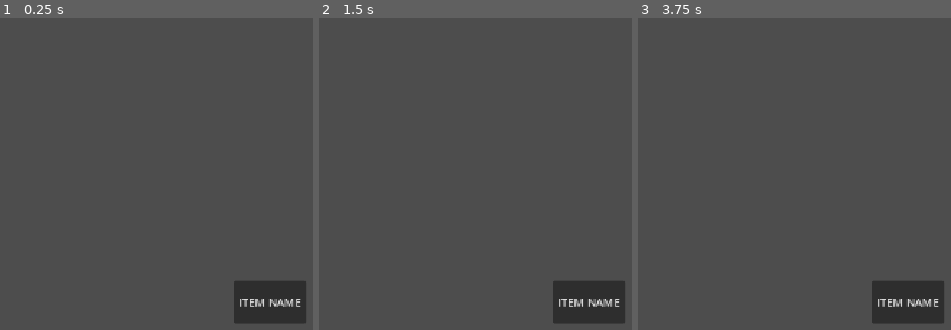
Above: before the commit, frames 1-3 (left to right).
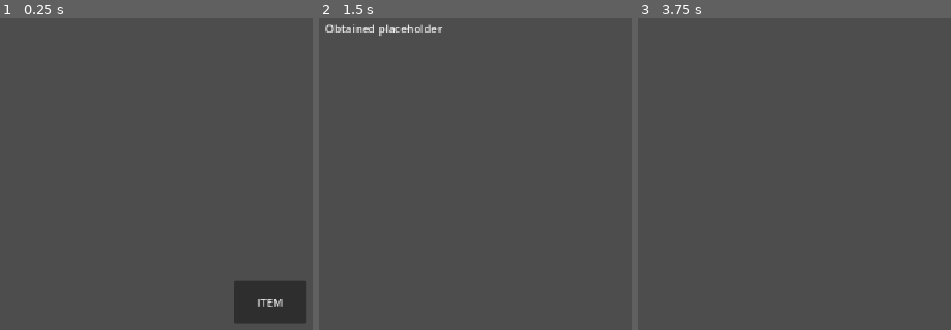
Above: after the commit, the same moments.

Repository: jegeiii/kafcult-co.-s-GIMJAM
Game: Godot game, scene res://scenes/clickables.tscn
Two runs of this game, one before a commit and one after it. Both use one fixed random seed, a clock stepped at 60 frames per second and the inputs below. This scene is started directly instead of the project's main scene.
Inputs (mouse positions are in pixels of both pictures, inside the frame that each line leads up to):
- Up to frame 1 (0.25 s): no input
- Up to frame 2 (1.5 s): click "ITEM NAME" (after the commit: "ITEM") at 0.5 s; click (588, 301) at 1.25 s, where only the run before the commit has a clickable "ITEM NAME"
- Up to frame 3 (3.75 s): click (907, 301) at 2 s, where only the run before the commit has a clickable "ITEM NAME"; tap Enter at 2.75 s; move the mouse to (832, 180) at 2.77 s; press the mouse at (832, 180) at 2.78 s; tap Space at 3.5 s; move the mouse to (outside the picture) at 3.52 s; release the mouse at (outside the picture) at 3.53 s; click (outside the picture) at 3.6 s

The runs differ from the first frame. In frame 1, 0.3% of the frame differs, in the area x 76-97%, y 90-93%; in frame 2, 3.6%, in the area x 1-98%, y 1-98%; in frame 3, 3.0%.

Commit message:
feat: added a scene for general clickable items

Diff:
--- a/project.godot
+++ b/project.godot
@@ -24,6 +24,14 @@
 
 project/assembly_name="GIMJAM"
 
+[input]
+
+LMB={
+"deadzone": 0.2,
+"events": [Object(InputEventMouseButton,"resource_local_to_scene":false,"resource_name":"","device":-1,"window_id":0,"alt_pressed":false,"shift_pressed":false,"ctrl_pressed":false,"meta_pressed":false,"button_mask":0,"position":Vector2(0, 0),"global_position":Vector2(0, 0),"factor":1.0,"button_index":1,"canceled":false,"pressed":false,"double_click":false,"script":null)
+]
+}
+
 [physics]
 
 3d/physics_engine="Jolt Physics"
--- a/scenes/clickables.tscn
+++ b/scenes/clickables.tscn
@@ -1,5 +1,6 @@
 [gd_scene format=3 uid="uid://ci4sol1vea776"]
 
+[ext_resource type="Script" uid="uid://cnyokkvpg3008" path="res://scripts/clickables.gd" id="1_bw4n5"]
 [ext_resource type="PackedScene" uid="uid://cctqacfflrntm" path="res://scenes/fade_black.tscn" id="1_iy21d"]
 
 [node name="clickables" type="Button" unique_id=473976335]
@@ -7,14 +8,39 @@
 offset_top = 436.0
 offset_right = 991.0
 offset_bottom = 498.0
-toggle_mode = true
-text = "ITEM NAME"
+text = "ITEM"
+script = ExtResource("1_bw4n5")
 
 [node name="fade_black" parent="." unique_id=1813767706 instance=ExtResource("1_iy21d")]
 layout_mode = 0
-offset_left = 0.0
-offset_top = 0.0
-offset_right = 1244.0
-offset_bottom = 702.0
+offset_left = -936.0
+offset_top = -472.0
+offset_right = 308.0
+offset_bottom = 230.0
 focus_mode = 1
 mouse_filter = 0
+
+[node name="item_closeup" type="Button" parent="." unique_id=1802672844]
+visible = false
+layout_mode = 0
+offset_left = -355.0
+offset_top = -141.0
+offset_right = -213.0
+offset_bottom = -70.0
+text = "ITEM"
+
+[node name="notification" type="Label" parent="." unique_id=1620389040]
+visible = false
+layout_mode = 0
+offset_left = -328.0
+offset_top = -375.0
+offset_right = -236.0
+offset_bottom = -352.0
+text = "placeholder"
+
+[node name="Timer" type="Timer" parent="notification" unique_id=709791206]
+wait_time = 3.0
+
+[connection signal="pressed" from="." to="." method="_on_pressed" binds= ["get"]]
+[connection signal="gui_input" from="fade_black" to="." method="_on_fade_black_gui_input"]
+[connection signal="timeout" from="notification/Timer" to="." method="_on_timer_timeout"]
--- /dev/null
+++ b/scripts/clickables.gd
@@ -0,0 +1,25 @@
+extends Button
+
+func _on_pressed(interaction):
+	disabled = true
+	#print("pressed: ", interaction)
+	if interaction == "get":
+		self_modulate.a = 0.0
+		$notification.text = "Obtained placeholder"
+		$notification.visible = true
+		$notification/Timer.start()
+	elif interaction == "inspect":
+		$fade_black.transparent()
+		$fade_black.mouse_filter = MOUSE_FILTER_STOP
+		$item_closeup.visible = true
+
+func _on_timer_timeout() -> void:
+	$notification.visible = false
+
+func _on_fade_black_gui_input(event: InputEvent) -> void:
+	if event.is_action_pressed("LMB"):
+		#print("overlay clicked")
+		$item_closeup.visible = false
+		$fade_black.fade_in(0.1)
+		set_deferred("disabled", false)
+		$fade_black.mouse_filter = MOUSE_FILTER_IGNORE
--- a/scripts/fade_black.gd
+++ b/scripts/fade_black.gd
@@ -10,4 +10,4 @@
 
 func transparent():
 	var tween = create_tween()
-	tween.tween_property(self, "color:a", 0.5, 0.5)
+	tween.tween_property(self, "color:a", 0.5, 0.1)
Not shown, added: scripts/clickables.gd.uid
